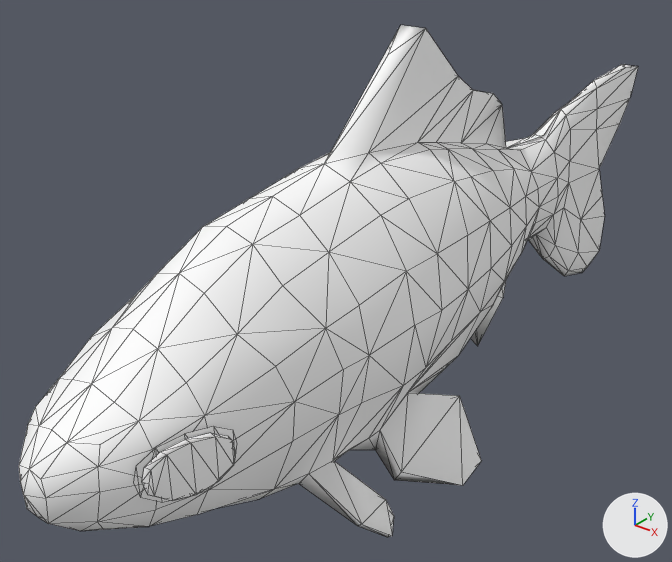
One commit to the glTF model EverythingLibraryBrowser/models/underwater/underwater-fish-goldfish/underwater-fish-goldfish_v1.glb: the scene before it, then after it.
Before and after are seen from a 50 mm camera at (0.0732, -0.115, 0.0934) aimed at (-0.0098, -0.0112, 0.0291). Lighting does not change. The marker at lower right points along +X, +Y and +Z. The first picture is the older version. Mesh edges are drawn as thin lines. Vertices at exactly the same position are counted once.

The older version as bpy lines, for what is in view:
```python
me_mesh_001 = bpy.data.meshes.new('Mesh.001')
me_mesh_001.from_pydata(...)  # 416 vertices, 768 faces; spans x -0.016..0.016, y -0.075..0.075, z 0.0..0.069
me_mesh_001.materials.append(mat_mat_plant_089)
ob_goldfish_v1 = bpy.data.objects.new('Goldfish_v1', me_mesh_001)
ob_goldfish_v1.location = (0.0, 0.0, 0.0)
```
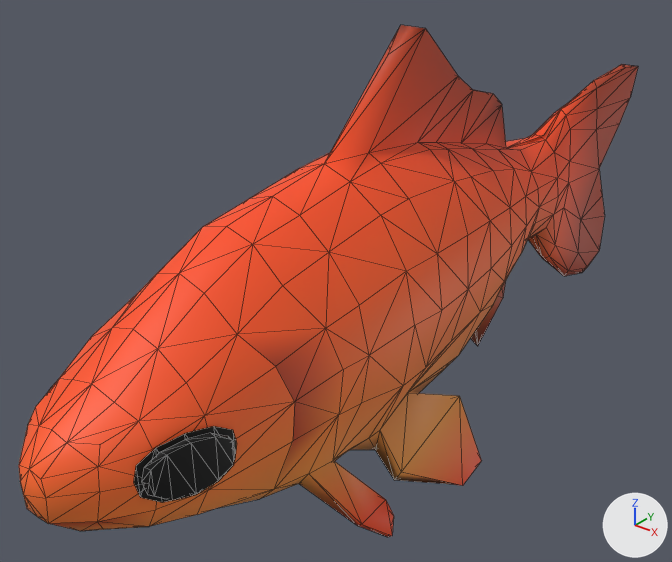
The newer file is also turned or shifted as a whole; pictures and numbers use the older file's frame.

Changed parts and their boxes [x1, y1, x2, y2] in the pictures (672 x 562 px):
part 1 of me_mesh_001, recoloured (darker): [19, 25, 638, 537] in both
part 2 of me_mesh_001, recoloured (white to black): [49, 381, 237, 503] in both

The edits, one by one:
me_mesh_001 has 416 vertices, 768 faces and spans x -0.016..0.016, y -0.075..0.075, z 0.0..0.069.
me_mesh_001 is used by ob_goldfish_v1; location (0.0, 0.0, 0.0).
me_mesh_001 part 1: 678 faces centred in x -0.016..0.016, y -0.074..0.074, z 0.001..0.068 are repainted in the vertex colours; the middle colour goes from white #ffffff to orange #f55c24.
me_mesh_001 part 2: 90 faces centred in x -0.012..0.012, y -0.067..0.026, z 0.012..0.035 are repainted in the vertex colours; the middle colour goes from white #ffffff to black #000000.
